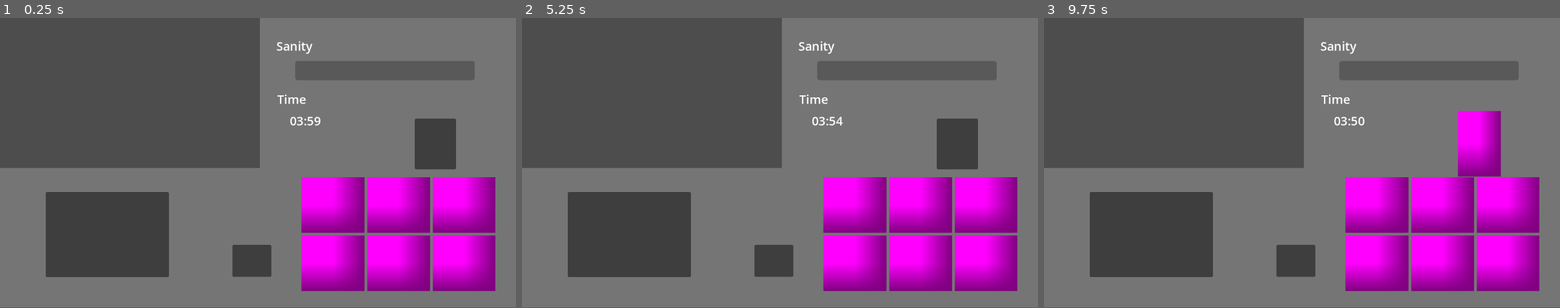
Above: before the commit, frames 1-3 (left to right).
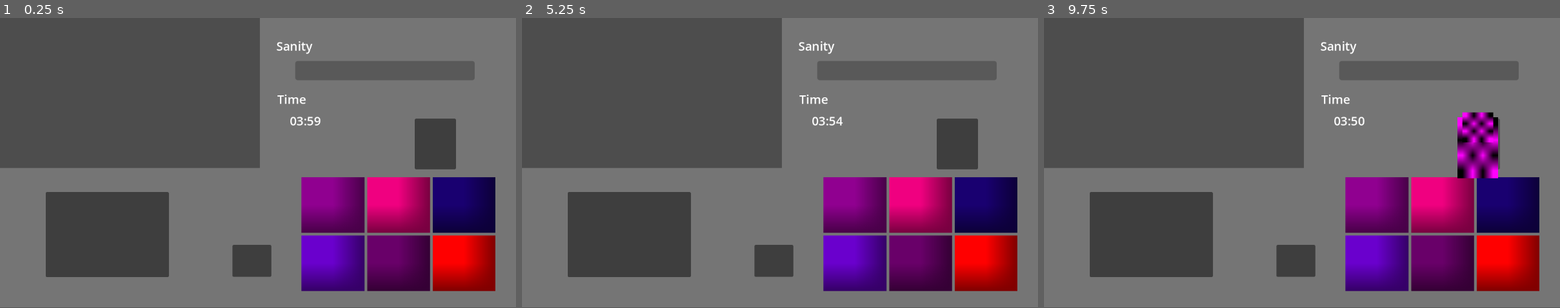
Above: after the commit, the same moments.

Repository: D4NIFAKTOR1ELLE/IceScreemMan
Game: Godot game, scene res://Game.tscn
The game is run twice, just before and just after one commit, with the same random seed, the same clock (stepped at 60 frames per second) and the same inputs.
Inputs (mouse positions are in pixels of both pictures, inside the frame that each line leads up to):
- Up to frame 1 (0.25 s): no input
- Up to frame 2 (5.25 s): click (857, 206) at 0.52 s; click (857, 206) at 1.27 s; click (919, 206) at 2.02 s; click (919, 206) at 2.77 s; click (986, 206) at 3.52 s; click (986, 206) at 4.27 s; click (857, 264) at 5.02 s
- Up to frame 3 (9.75 s): click (1379, 264) at 5.77 s; click (1441, 264) at 6.52 s; click (1441, 264) at 7.27 s; click (1508, 264) at 8.02 s; click (1508, 264) at 8.77 s; click (1477, 142) at 9.5 s

The runs differ from the first frame. In frame 1, 14% of the frame differs, in the area x 58-96%, y 54-95%; in frame 2, 14%; in frame 3, 16%, in the area x 58-96%, y 32-95%.

Commit message:
The Flavour

Diff:
--- a/Game.tscn
+++ b/Game.tscn
@@ -10,6 +10,7 @@
 [node name="TruckInside" parent="." unique_id=360068417 instance=ExtResource("1_wbfu4")]
 
 [node name="Puzzles" parent="." unique_id=2122768542 instance=ExtResource("3_u44n3")]
+visible = false
 
 [node name="GameTimer" type="Timer" parent="." unique_id=1234729530]
 wait_time = 240.0
--- a/assets/art/Sample.tscn
+++ /dev/null
@@ -1,3 +0,0 @@
-[gd_scene format=3 uid="uid://duw2ygqdm2i5j"]
-
-[node name="Sample" type="Node2D" unique_id=1437884910]
--- a/game/constants.gd
+++ b/game/constants.gd
@@ -4,6 +4,10 @@
 const mid_range: Vector2i = Vector2i(2, 4)
 const hard_range: Vector2i = Vector2i(3, 6)
 
+const scoop_limit: int = 6
+
+var new_cone: Cone
+var cone_in_hand: bool = false
 var game_instance
 var puzzles_until_win: int = 3
 var cone = load("res://game/elements/Cone.tscn")
--- a/game/elements/Cone.tscn
+++ b/game/elements/Cone.tscn
@@ -4,9 +4,39 @@
 
 [sub_resource type="PlaceholderTexture2D" id="PlaceholderTexture2D_shjki"]
 
-[node name="Cone" type="Sprite2D" unique_id=1695950121]
-z_index = 2
-position = Vector2(-3.0994415e-06, -4.7683716e-07)
-scale = Vector2(96, 146)
+[sub_resource type="PlaceholderTexture2D" id="PlaceholderTexture2D_kvamh"]
+
+[node name="Cone" type="Control" unique_id=846486343]
+layout_mode = 3
+anchors_preset = 0
+offset_right = 40.0
+offset_bottom = 40.0
+pivot_offset_ratio = Vector2(50, 50)
+size_flags_horizontal = 3
+size_flags_vertical = 3
+mouse_filter = 2
+script = ExtResource("1_kvamh")
+
+[node name="Waffle" type="TextureRect" parent="." unique_id=2131034421]
+layout_mode = 0
+offset_left = -49.0
+offset_top = -59.0
+offset_right = 42.0
+offset_bottom = 77.0
 texture = SubResource("PlaceholderTexture2D_shjki")
-script = ExtResource("1_kvamh")
+
+[node name="Scoops" type="Control" parent="." unique_id=1945018035]
+anchors_preset = 0
+offset_left = -39.0
+offset_top = -217.0
+offset_right = 32.0
+offset_bottom = -2.0
+mouse_filter = 2
+
+[node name="1" type="TextureRect" parent="Scoops" unique_id=972676979]
+layout_mode = 0
+offset_left = 1.0
+offset_top = 147.0
+offset_right = 70.0
+offset_bottom = 214.0
+texture = SubResource("PlaceholderTexture2D_kvamh")
--- a/game/elements/Zombie.tscn
+++ b/game/elements/Zombie.tscn
@@ -5,6 +5,9 @@
 [sub_resource type="PlaceholderTexture2D" id="PlaceholderTexture2D_jj1ps"]
 
 [sub_resource type="PlaceholderTexture2D" id="PlaceholderTexture2D_ioe0b"]
+
+[sub_resource type="PlaceholderTexture2D" id="PlaceholderTexture2D_tg2ng"]
+size = Vector2(15, 15)
 
 [node name="Zombie" type="Control" unique_id=220221898]
 layout_mode = 3
@@ -26,3 +29,67 @@
 offset_right = 35.0
 offset_bottom = 43.0
 texture = SubResource("PlaceholderTexture2D_ioe0b")
+
+[node name="RequestBubble" type="ColorRect" parent="." unique_id=972599972]
+layout_mode = 0
+offset_left = 27.0
+offset_top = -67.0
+offset_right = 85.0
+offset_bottom = -27.0
+
+[node name="Requests" type="GridContainer" parent="RequestBubble" unique_id=1056846969]
+layout_mode = 0
+offset_left = 3.0
+offset_top = 3.0
+offset_right = 55.0
+offset_bottom = 37.0
+columns = 3
+
+[node name="TextureRect" type="TextureRect" parent="RequestBubble/Requests" unique_id=1434150639]
+layout_mode = 2
+size_flags_horizontal = 3
+size_flags_vertical = 3
+texture = SubResource("PlaceholderTexture2D_tg2ng")
+stretch_mode = 2
+
+[node name="TextureRect2" type="TextureRect" parent="RequestBubble/Requests" unique_id=526596957]
+visible = false
+layout_mode = 2
+size_flags_horizontal = 3
+size_flags_vertical = 3
+texture = SubResource("PlaceholderTexture2D_tg2ng")
+stretch_mode = 2
+
+[node name="TextureRect3" type="TextureRect" parent="RequestBubble/Requests" unique_id=783139956]
+visible = false
+layout_mode = 2
+size_flags_horizontal = 3
+size_flags_vertical = 3
+texture = SubResource("PlaceholderTexture2D_tg2ng")
+stretch_mode = 2
+
+[node name="TextureRect4" type="TextureRect" parent="RequestBubble/Requests" unique_id=954855308]
+visible = false
+layout_mode = 2
+size_flags_horizontal = 3
+size_flags_vertical = 3
+texture = SubResource("PlaceholderTexture2D_tg2ng")
+stretch_mode = 2
+
+[node name="TextureRect5" type="TextureRect" parent="RequestBubble/Requests" unique_id=932443909]
+visible = false
+layout_mode = 2
+size_flags_horizontal = 3
+size_flags_vertical = 3
+texture = SubResource("PlaceholderTexture2D_tg2ng")
+stretch_mode = 2
+
+[node name="TextureRect6" type="TextureRect" parent="RequestBubble/Requests" unique_id=1901872917]
+visible = false
+layout_mode = 2
+size_flags_horizontal = 3
+size_flags_vertical = 3
+texture = SubResource("PlaceholderTexture2D_tg2ng")
+stretch_mode = 2
+
+[node name="Timer" type="Timer" parent="." unique_id=130927282]
--- a/game/elements/cone.gd
+++ b/game/elements/cone.gd
@@ -1,4 +1,9 @@
-extends Sprite2D
+extends Control
+
+class_name Cone
+
+var scoops: int = 0
+@onready var start_scoop = $"Scoops/1"
 
 func initialise():
 	set_physics_process(true)
@@ -6,12 +11,25 @@
 func _physics_process(_delta: float) -> void:
 	global_position = get_global_mouse_position()
 
+func add_scoop(colour: Color):
+	scoops = scoops + 1
+	var new_scoop = start_scoop.duplicate()
+
+	new_scoop.position = Vector2(start_scoop.position.x, get_node("Scoops/%s" % scoops).position.y)
+	new_scoop.self_modulate = colour
+	$Scoops.add_child(new_scoop)
+	print(new_scoop.name)
+
+func remove_scoop():
+	if scoops == 0:
+		delete()
+
+	scoops = scoops - 1
+
 func _input(_event: InputEvent) -> void:
-	if Input.is_action_just_pressed("left_click"):
-		pass
 	if Input.is_action_just_pressed("right_click"):
-		attempt_delete()
+		delete()
 
-func attempt_delete():
+func delete():
 	#TODO This'll check if the cone is full before deleting itself
 	self.queue_free()
--- a/game/game.gd
+++ b/game/game.gd
@@ -3,9 +3,9 @@
 @onready var gametimer: Timer = $GameTimer
 @onready var music: AudioStreamPlayer = $Music
 @onready var timer_text: Label = $TruckInside/Control/Time
+@onready var truck_inside: CanvasLayer = $TruckInside
 
 var current_flavour_roster: Array[String] = []
-var cone
 
 func _ready() -> void:
 	launch_game()
@@ -13,11 +13,9 @@
 func launch_game():
 	Constants.game_instance = self
 	current_flavour_roster.clear()
-	cone = Constants.cone.instantiate()
 
 	await pick_flavours()
 
-	cone.initialise()
 	gametimer.start()
 
 func pick_flavours():
@@ -26,6 +24,9 @@
 
 	for i in range(6):
 		current_flavour_roster.append(flavours.pop_back())
+
+	print(current_flavour_roster)
+	truck_inside.initialise(current_flavour_roster)
 
 func win():
 	gametimer.stop()
--- a/ui/TruckInside.tscn
+++ b/ui/TruckInside.tscn
@@ -14,6 +14,7 @@
 layout_mode = 3
 anchor_right = 1.0
 anchor_bottom = 1.0401235
+mouse_filter = 2
 theme = ExtResource("1_2orec")
 metadata/_edit_use_anchors_ = true
 
@@ -23,6 +24,7 @@
 anchor_top = 0.49703264
 anchor_right = 1.0
 anchor_bottom = 0.9599407
+mouse_filter = 2
 metadata/_edit_use_anchors_ = true
 
 [node name="Panel2" type="Panel" parent="Control" unique_id=351633207]
@@ -31,6 +33,7 @@
 anchor_left = 0.5034722
 anchor_right = 1.0
 anchor_bottom = 0.95548964
+mouse_filter = 2
 metadata/_edit_use_anchors_ = true
 
 [node name="Sanity" type="Label" parent="Control" unique_id=2048519722]
@@ -90,7 +93,7 @@
 offset_right = 1102.0
 offset_bottom = 139.0
 
-[node name="GridContainer" type="GridContainer" parent="Control" unique_id=1129066676]
+[node name="Flavours" type="GridContainer" parent="Control" unique_id=1129066676]
 layout_mode = 1
 anchors_preset = -1
 anchor_left = 0.5842014
@@ -103,42 +106,42 @@
 columns = 3
 metadata/_edit_use_anchors_ = true
 
-[node name="TextureButton" type="TextureButton" parent="Control/GridContainer" unique_id=1614663341]
+[node name="TextureButton" type="TextureButton" parent="Control/Flavours" unique_id=1614663341]
 layout_mode = 2
 size_flags_horizontal = 3
 size_flags_vertical = 3
 texture_normal = SubResource("PlaceholderTexture2D_mb3o5")
 stretch_mode = 0
 
-[node name="TextureButton2" type="TextureButton" parent="Control/GridContainer" unique_id=1680682683]
+[node name="TextureButton2" type="TextureButton" parent="Control/Flavours" unique_id=1680682683]
 layout_mode = 2
 size_flags_horizontal = 3
 size_flags_vertical = 3
 texture_normal = SubResource("PlaceholderTexture2D_mb3o5")
 stretch_mode = 0
 
-[node name="TextureButton3" type="TextureButton" parent="Control/GridContainer" unique_id=1067775787]
+[node name="TextureButton3" type="TextureButton" parent="Control/Flavours" unique_id=1067775787]
 layout_mode = 2
 size_flags_horizontal = 3
 size_flags_vertical = 3
 texture_normal = SubResource("PlaceholderTexture2D_mb3o5")
 stretch_mode = 0
 
-[node name="TextureButton4" type="TextureButton" parent="Control/GridContainer" unique_id=1668323256]
+[node name="TextureButton4" type="TextureButton" parent="Control/Flavours" unique_id=1668323256]
 layout_mode = 2
 size_flags_horizontal = 3
 size_flags_vertical = 3
 texture_normal = SubResource("PlaceholderTexture2D_mb3o5")
 stretch_mode = 0
 
-[node name="TextureButton5" type="TextureButton" parent="Control/GridContainer" unique_id=1279966033]
+[node name="TextureButton5" type="TextureButton" parent="Control/Flavours" unique_id=1279966033]
 layout_mode = 2
 size_flags_horizontal = 3
 size_flags_vertical = 3
 texture_normal = SubResource("PlaceholderTexture2D_mb3o5")
 stretch_mode = 0
 
-[node name="TextureButton6" type="TextureButton" parent="Control/GridContainer" unique_id=398306513]
+[node name="TextureButton6" type="TextureButton" parent="Control/Flavours" unique_id=398306513]
 layout_mode = 2
 size_flags_horizontal = 3
 size_flags_vertical = 3
--- a/ui/truck_inside.gd
+++ b/ui/truck_inside.gd
@@ -1,5 +1,17 @@
 extends CanvasLayer
 
+@onready var flavours: Array[Button] = []
+
+var new_cone
+
+func initialise(flavour_array: Array[String]):
+	var index: int = 0
+
+	for button in $Control/Flavours.get_children():
+		button.name = flavour_array[index]
+		button.self_modulate = Constants.flavours.get(flavour_array[index])
+		button.connect("pressed", _on_flavour_pressed.bind(button))
+		index = index + 1
 
 func _on_engine_pressed() -> void:
 	pass # Replace with function body.
@@ -7,7 +19,13 @@
 func _on_ignition_pressed() -> void:
 	pass # Replace with function body.
 
+func _on_flavour_pressed(flavour_name: Node):
+	print(Constants.new_cone)
+	if Constants.new_cone:
+		Constants.new_cone.add_scoop(Constants.flavours.get(flavour_name.name))
+
 func _on_cone_button_pressed() -> void:
-	var new_cone = Constants.cone.instantiate()
+	Constants.new_cone = Constants.cone.instantiate()
 
-	Constants.game_instance.get_node("TruckInside").add_child.call_deferred(new_cone)
+	$Control.add_child.call_deferred(Constants.new_cone)
+	Constants.cone_in_hand = true
Renamed: assets/art/image.png -> assets/art/zombies/image.png
Not shown, changed: assets/art/zombies/image.png.import
Renamed: assets/art/zombieGirl.png -> assets/art/zombies/zombieGirl.png
Not shown, changed: assets/art/zombies/zombieGirl.png.import
